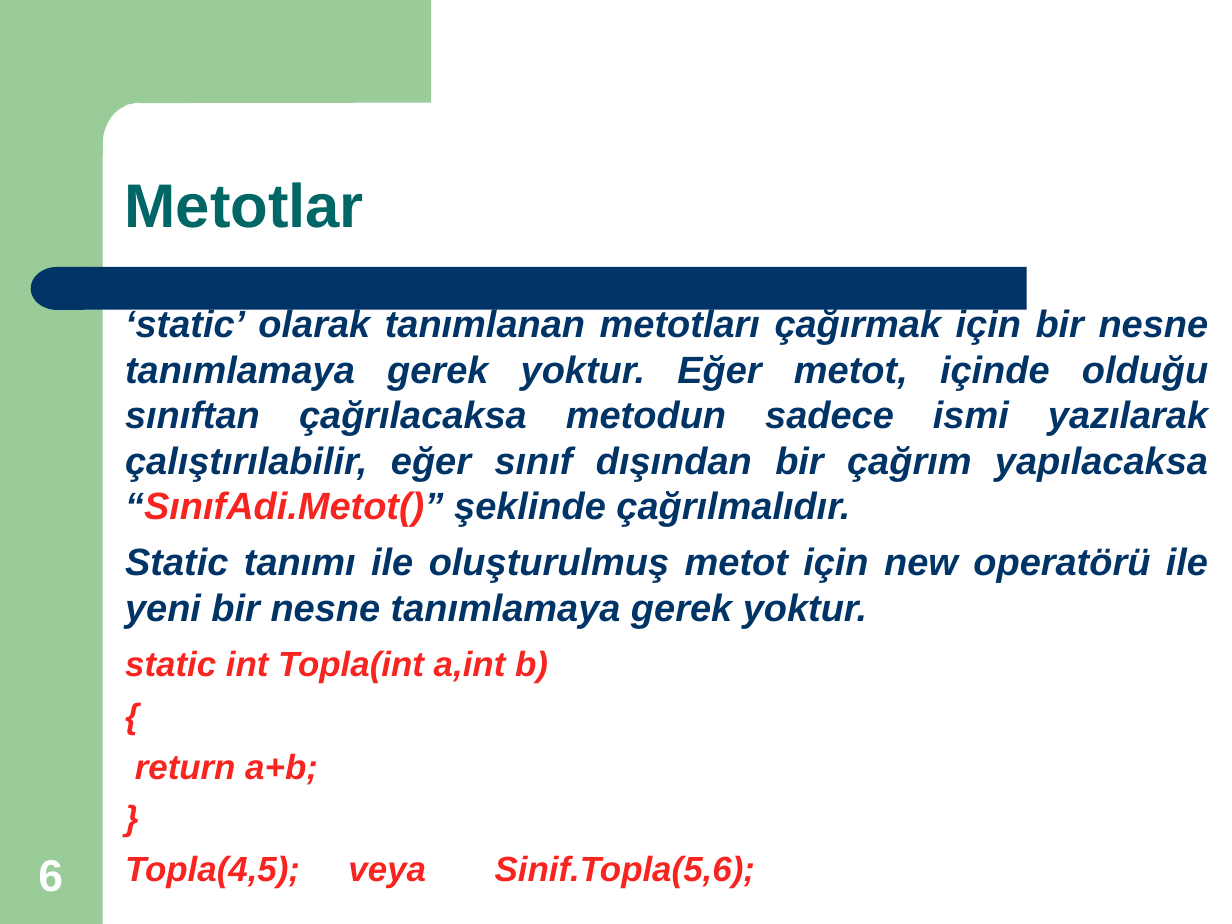
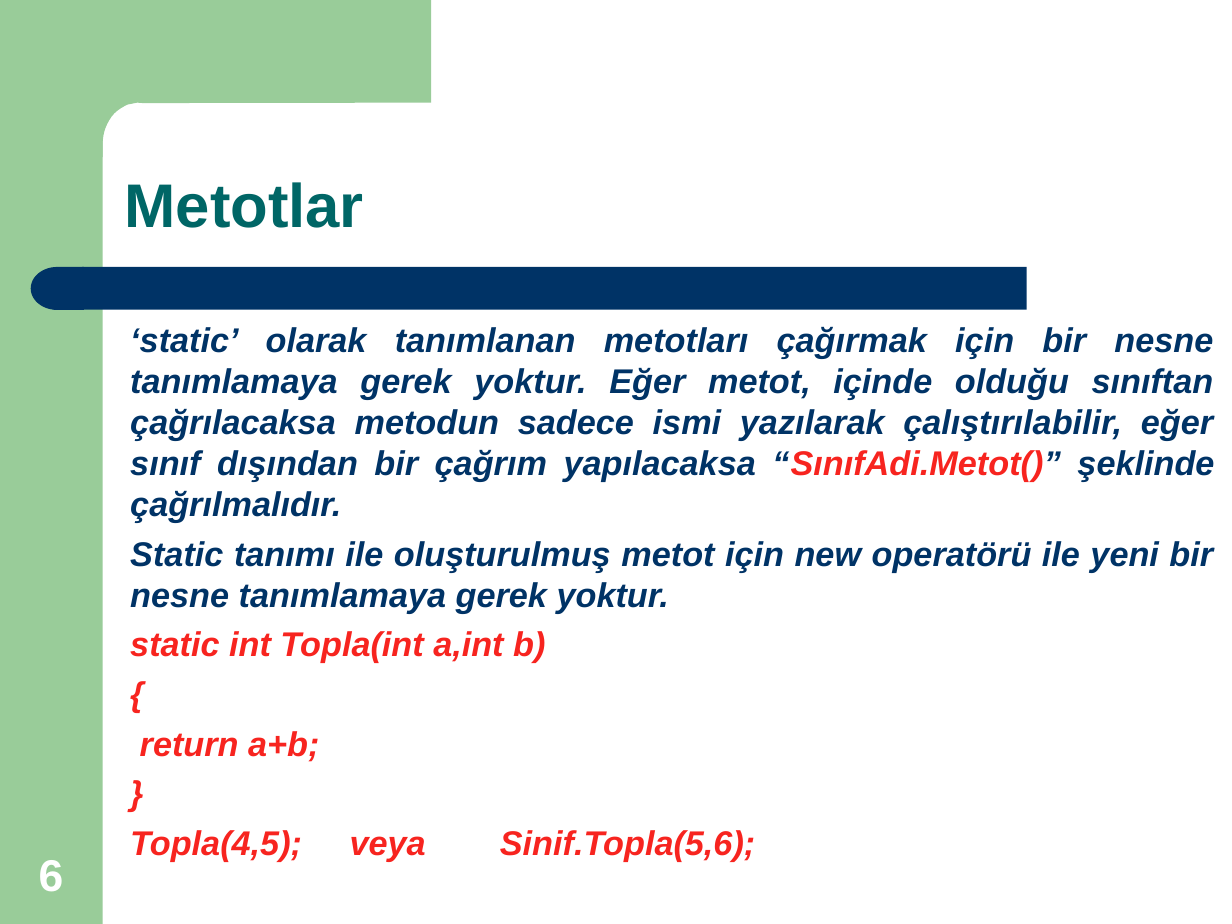
Before and after one commit to gmihran/DijitalOyunlar2020, a slide deck: slide 6 of Hafta3 C# Metotlar.ppt. Drawn at 1232x924 pixels with LibreOffice and Linux fonts; fonts in the diff are those of the drawing. Boxes give left, top, right and bottom in pixels: in the first picture for what was removed or moved away, otherwise in the second. Text is boxed around its words. In the diff, an @@ line names an element or a change of style, - is before the commit and + after.

```diff
--- a/Hafta3 C# Metotlar.ppt
+++ b/Hafta3 C# Metotlar.ppt
@@ text "‘static’ olarak tanımlanan metotları çağırmak ...": place and size @@
-text "‘static’ olarak tanımlanan metotları çağırmak ..." at [125, 307, 1209, 888]
+text "‘static’ olarak tanımlanan metotları çağırmak ..." at [130, 326, 1214, 861]
@@ text "‘static’ olarak tanımlanan metotları çağırmak ..." at [130, 326, 1214, 861]: size 22.2 to 20 pt in "‘static’ olarak tanımlanan metotları çağırmak için bir ...", "Static tanımı ile oluşturulmuş metot için new ..."; size 20.4 to 20 pt in "static int Topla(int a,int b)", "{", "return a+b;", "}" and 1 more places; less space between paragraphs @@
```
Also in this commit, not shown: 3 other slides changed, 1 slide removed.
